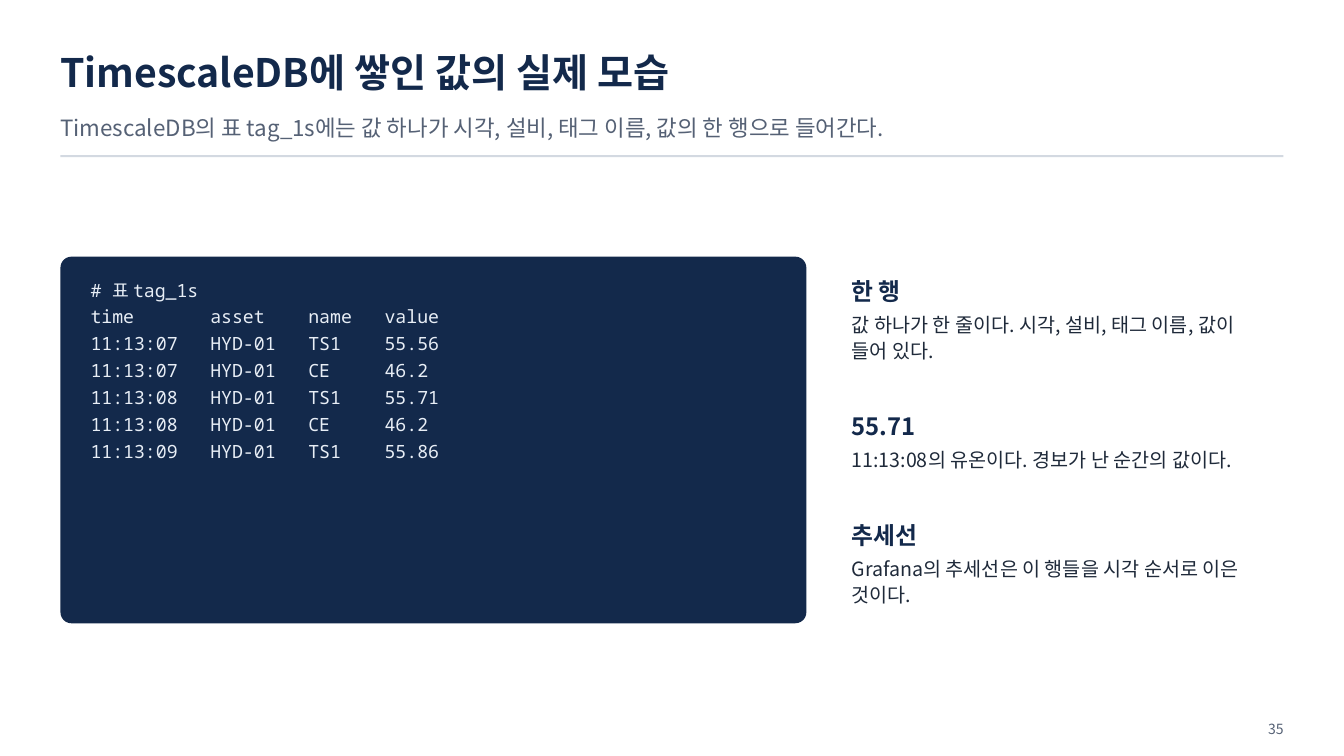
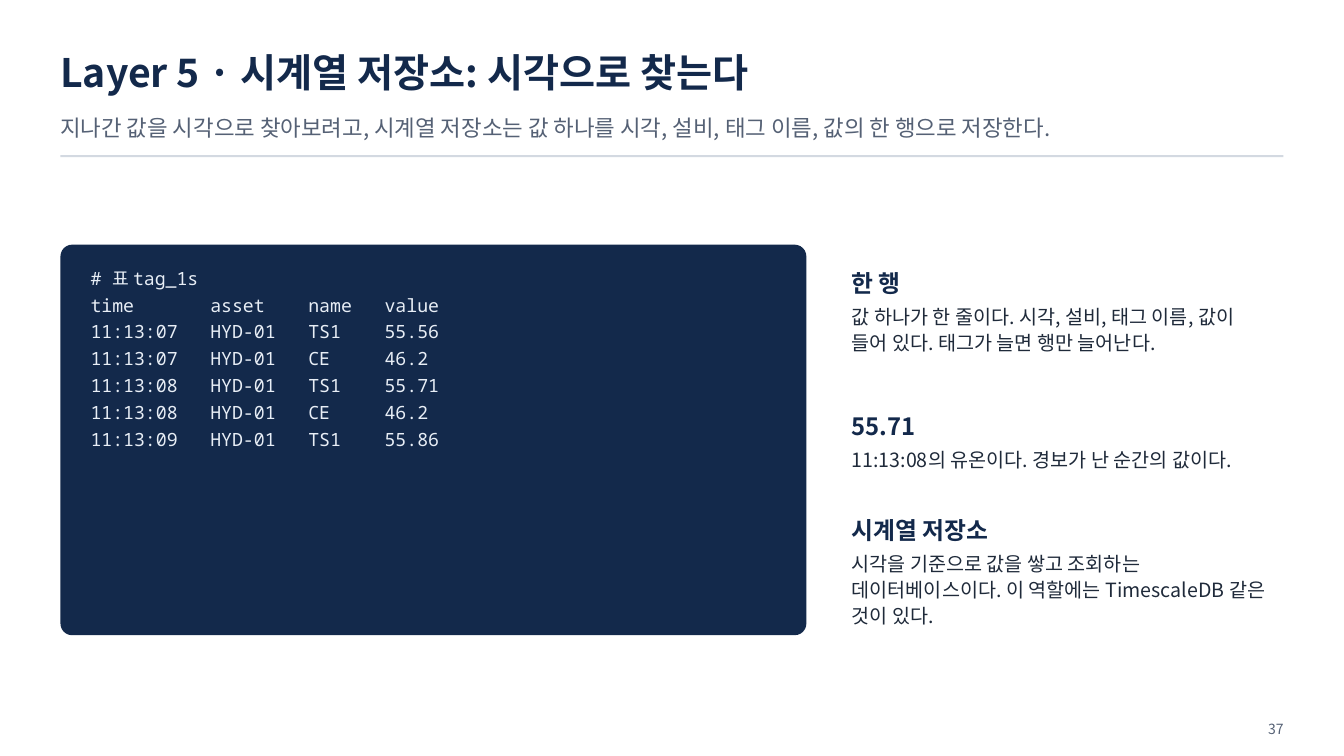
Before and after one commit to uengine-oss/hyd-iot-edu, a slide deck: slide 37 of course/slides/integrated/통합반_01일차.pptx (slide 35 before the commit). Drawn at 1344x756 pixels with LibreOffice and Linux fonts; fonts in the diff are those of the drawing. Boxes give left, top, right and bottom in pixels: in the first picture for what was removed or moved away, otherwise in the second. Text is boxed around its words. In the diff, an @@ line names an element or a change of style, - is before the commit and + after.

```diff
--- a/course/slides/integrated/통합반_01일차.pptx
+++ b/course/slides/integrated/통합반_01일차.pptx
@@ text at (60, 54, 748, 96): text changed @@
-TimescaleDB에 쌓인 값의 실제 모습
+Layer 5 · 시계열 저장소: 시각으로 찾는다
@@ text at (60, 117, 1051, 140): text changed @@
-TimescaleDB의 표 tag_1s에는 값 하나가 시각, 설비, 태그 이름, 값의 한 행으로 들어간다.
+지나간 값을 시각으로 찾아보려고, 시계열 저장소는 값 하나를 시각, 설비, 태그 이름, 값의 한 행으로 저장한다.
@@ rounded rectangle: place and size @@
-rounded rectangle at (60, 257, 807, 624)
+rounded rectangle at (60, 245, 807, 635)
@@ text "# 표 tag_1s": place and size @@
-text "# 표 tag_1s" at (91, 283, 439, 458)
+text "# 표 tag_1s" at (91, 271, 439, 446)
@@ text "한 행": place and size @@
-text "한 행" at (852, 280, 1234, 360)
+text "한 행" at (852, 272, 1234, 352)
@@ text at (852, 307, 1234, 352): text changed @@
-값 하나가 한 줄이다. 시각, 설비, 태그 이름, 값이 들어 있다.
+값 하나가 한 줄이다. 시각, 설비, 태그 이름, 값이 들어 있다. 태그가 늘면 행만 늘어난다.
@@ text at (852, 519, 1265, 625): text changed @@
-추세선
-Grafana의 추세선은 이 행들을 시각 순서로 이은 것이다.
+시계열 저장소
+시각을 기준으로 값을 쌓고 조회하는 데이터베이스이다. 이 역할에는 TimescaleDB 같은 것이 있다.
@@ text at (1268, 723, 1284, 734): text changed @@
-35
+37
```
Also in this commit, not shown: 70 other slides changed, 2 slides added, 5 slides removed, 9 other files.
